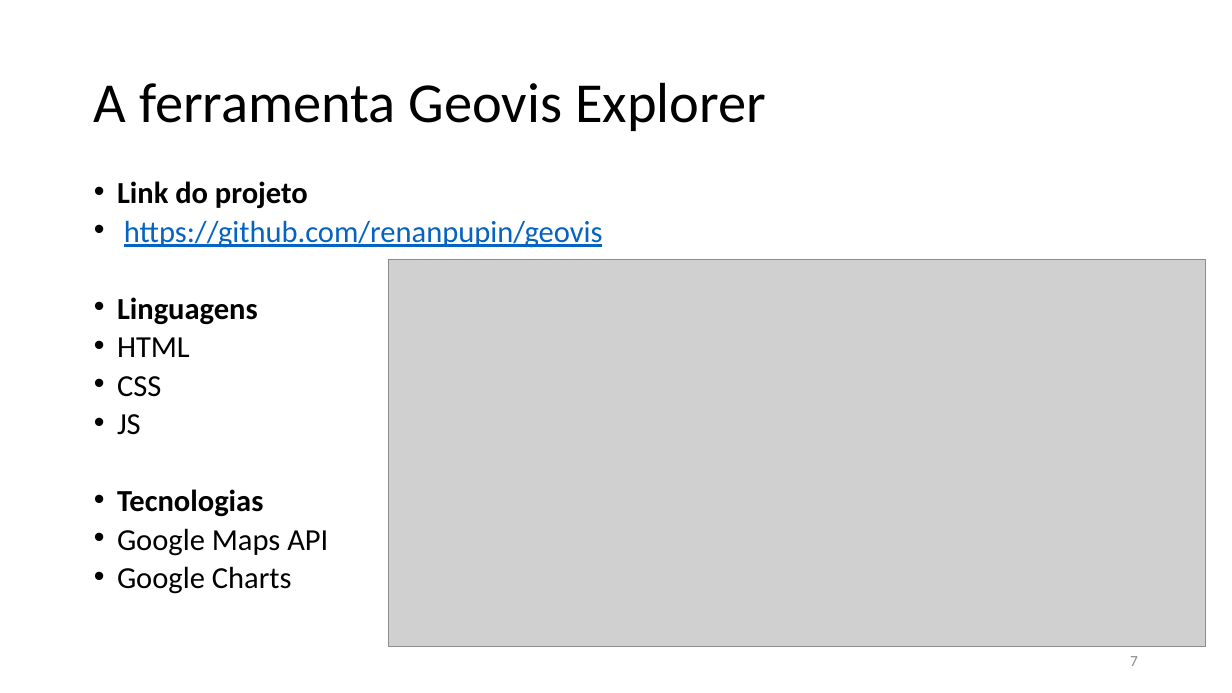
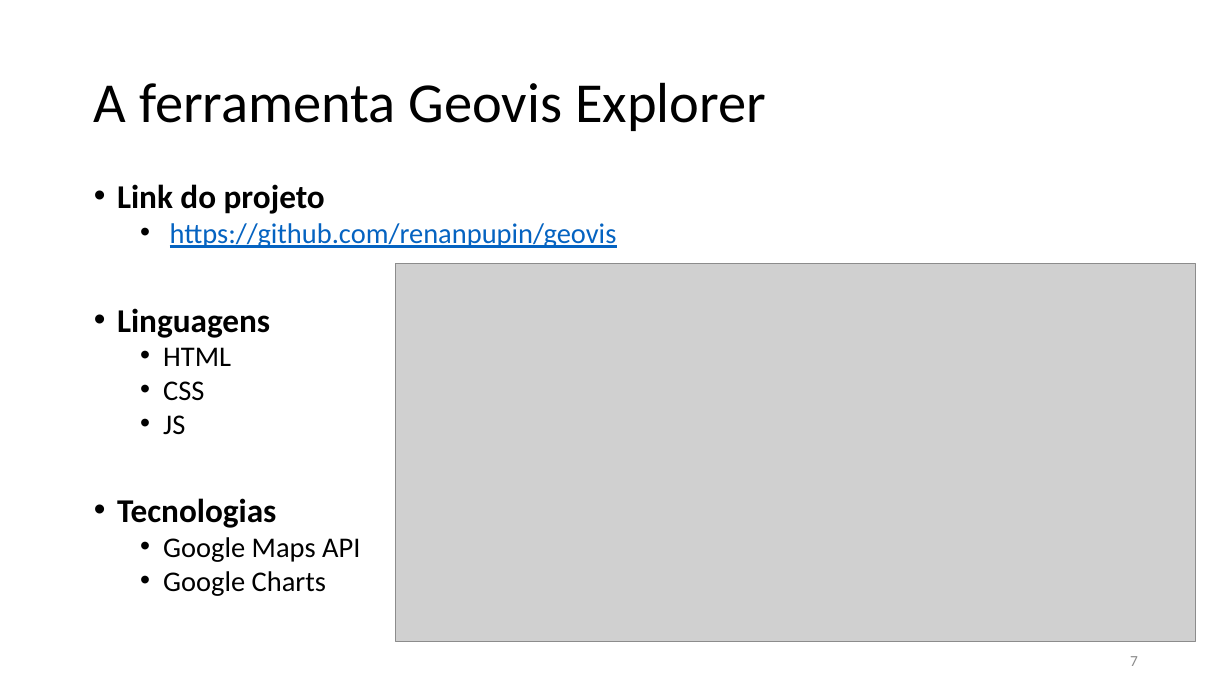
Before and after one commit to renanpupin/geovis, a slide deck: slide 7 of documentos/Slides - ApresentaçãoFinal - TCC3 - RenanPupin.pptx. Drawn at 1232x693 pixels with LibreOffice and Linux fonts; fonts in the diff are those of the drawing; grey boxes stand for pictures. Boxes give left, top, right and bottom in pixels: in the first picture for what was removed or moved away, otherwise in the second. Text is boxed around its words. In the diff, an @@ line names an element or a change of style, - is before the commit and + after.

```diff
--- a/documentos/Slides - ApresentaçãoFinal - TCC3 - RenanPupin.pptx
+++ b/documentos/Slides - ApresentaçãoFinal - TCC3 - RenanPupin.pptx
@@ text "Link do projeto" at box(117, 184, 617, 596): size 23.8 to 25.9 pt in "Link do projeto", "Linguagens", "Tecnologias"; size 23.8 to 22.2 pt in "https://github.com/renanpupin/geovis", "HTML", "CSS", "JS" and 2 more places; line spacing 0.7 to 0.8; list level 1 to 2 in "https://github.com/renanpupin/geovis"; list level 1 to 2 in "HTML"; list level 1 to 2 in "CSS"; list level 1 to 2 in "JS"; list level 1 to 2 in "Google Maps API"; list level 1 to 2 in "Google Charts" @@
@@ picture: place and size @@
-picture at box(388, 260, 1205, 646)
+picture at box(396, 263, 1195, 641)
```
Also in this commit, not shown: 5 other slides changed, 2 other files.
